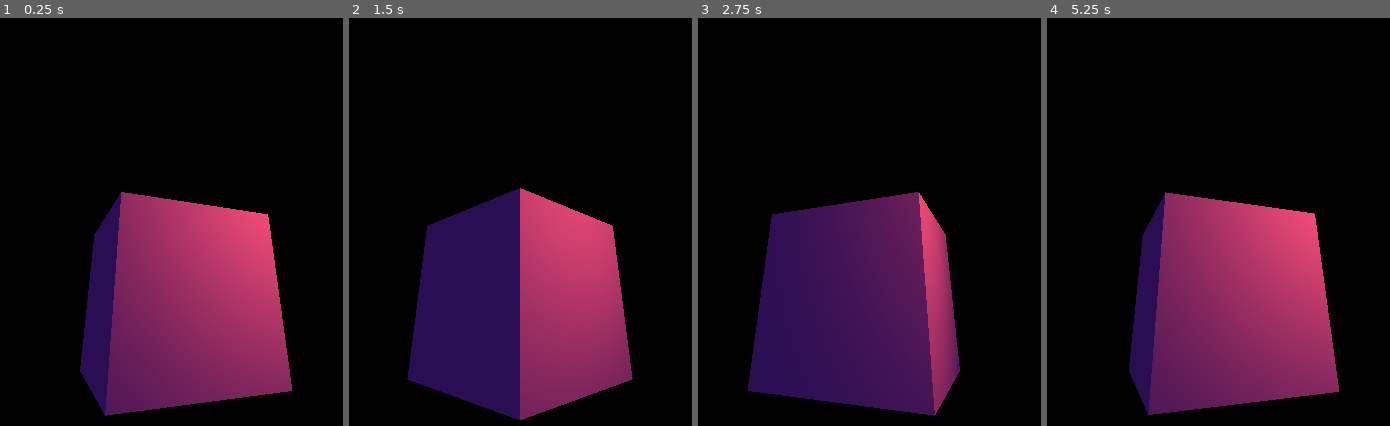
Above: before the commit, frames 1-4 (left to right).
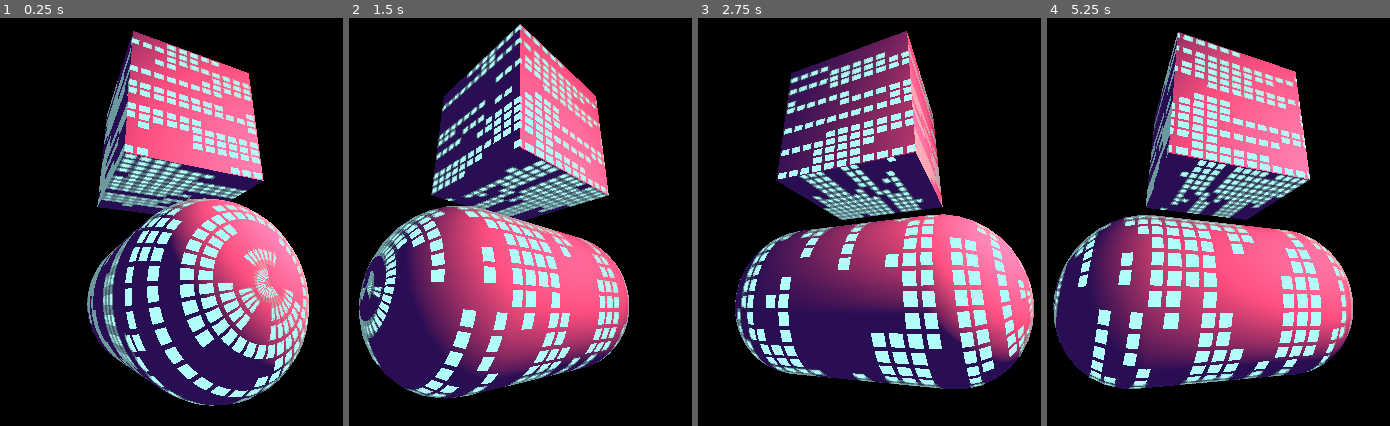
Above: after the commit, the same moments.

Repository: CluckeyMcCormick/ncg2
Game: Godot game, scene res://Main.tscn
Two runs of this game, one before a commit and one after it. Both use one fixed random seed, a clock stepped at 60 frames per second and the inputs below.
Inputs:
- Up to frame 1 (0.25 s): no input
- Up to frame 2 (1.5 s): no input
- Up to frame 3 (2.75 s): no input
- Up to frame 4 (5.25 s): no input

The runs differ from the first frame. In frame 1, 43% of the frame differs, in the area x 23-91%, y 3-98%; in frame 2, 47%; in frame 3, 45%; in frame 4, 50%, in the area x 1-90%, y 3-98%.

Commit message:
Add windows to the light-shader
Experimenting some more with the light-based shader, I TRIED to 'cap'
the light that was affecting the surface. The idea was, by clamping
the energy value extracted from the light_color input, I could stop
the color from mutating too much - i.e. going too white.

It didn't work. I'm sure I could use MATH to figure it out (and maybe
I will at some point) but for right now this looks good enough!

So, to kind of 'christen' the light shader, I've added in the windows.
Unlike previous versions, this doesn't happen in the fragment shader,
because that would be overwritten by the light color. Here, it happens
in the light shader. That way, the windows appear unshaded, no matter
the background color!

Diff:
--- a/Main.tscn
+++ b/Main.tscn
@@ -11,7 +11,7 @@
 [sub_resource type="ArrayMesh" id=2]
 surfaces/0 = {
 "aabb": AABB( -0.125, 0, -0.125, 0.25, 0.5, 9.99868e-06 ),
-"array_data": PoolByteArray( 0, 0, 0, 190, 0, 0, 0, 0, 0, 0, 0, 190, 0, 0, 129, 0, 127, 0, 0, 129, 0, 176, 0, 0, 0, 0, 128, 52, 0, 0, 0, 62, 0, 0, 0, 63, 0, 0, 0, 190, 0, 0, 129, 0, 127, 0, 0, 129, 0, 48, 0, 184, 0, 52, 0, 179, 0, 0, 0, 190, 0, 0, 0, 63, 0, 0, 0, 190, 0, 0, 129, 0, 127, 0, 0, 129, 0, 176, 0, 184, 0, 0, 0, 179, 0, 0, 0, 190, 0, 0, 0, 0, 0, 0, 0, 190, 0, 0, 129, 0, 127, 0, 0, 129, 0, 176, 0, 0, 0, 0, 128, 52, 0, 0, 0, 62, 0, 0, 0, 0, 0, 0, 0, 190, 0, 0, 129, 0, 127, 0, 0, 129, 0, 48, 0, 0, 0, 52, 128, 52, 0, 0, 0, 62, 0, 0, 0, 63, 0, 0, 0, 190, 0, 0, 129, 0, 127, 0, 0, 129, 0, 48, 0, 184, 0, 52, 0, 179 ),
+"array_data": PoolByteArray( 0, 0, 0, 190, 0, 0, 0, 0, 0, 0, 0, 190, 0, 0, 129, 0, 127, 0, 0, 129, 0, 176, 0, 0, 128, 56, 0, 56, 0, 0, 0, 62, 0, 0, 0, 63, 0, 0, 0, 190, 0, 0, 129, 0, 127, 0, 0, 129, 0, 48, 0, 184, 128, 58, 0, 0, 0, 0, 0, 190, 0, 0, 0, 63, 0, 0, 0, 190, 0, 0, 129, 0, 127, 0, 0, 129, 0, 176, 0, 184, 128, 56, 0, 0, 0, 0, 0, 190, 0, 0, 0, 0, 0, 0, 0, 190, 0, 0, 129, 0, 127, 0, 0, 129, 0, 176, 0, 0, 128, 56, 0, 56, 0, 0, 0, 62, 0, 0, 0, 0, 0, 0, 0, 190, 0, 0, 129, 0, 127, 0, 0, 129, 0, 48, 0, 0, 128, 58, 0, 56, 0, 0, 0, 62, 0, 0, 0, 63, 0, 0, 0, 190, 0, 0, 129, 0, 127, 0, 0, 129, 0, 48, 0, 184, 128, 58, 0, 0 ),
 "array_index_data": PoolByteArray(  ),
 "blend_shape_data": [  ],
 "format": 97335,
@@ -25,7 +25,7 @@
 [sub_resource type="ArrayMesh" id=3]
 surfaces/0 = {
 "aabb": AABB( -0.125, 0, 0.125, 0.25, 0.50001, 9.99868e-06 ),
-"array_data": PoolByteArray( 0, 0, 0, 190, 0, 0, 0, 63, 0, 0, 0, 62, 0, 0, 127, 0, 127, 0, 0, 127, 0, 176, 0, 184, 128, 54, 0, 184, 0, 0, 0, 62, 0, 0, 0, 0, 0, 0, 0, 62, 0, 0, 127, 0, 127, 0, 0, 127, 0, 48, 0, 0, 64, 57, 0, 0, 0, 0, 0, 190, 0, 0, 0, 0, 0, 0, 0, 62, 0, 0, 127, 0, 127, 0, 0, 127, 0, 176, 0, 0, 128, 54, 0, 0, 0, 0, 0, 190, 0, 0, 0, 63, 0, 0, 0, 62, 0, 0, 127, 0, 127, 0, 0, 127, 0, 176, 0, 184, 128, 54, 0, 184, 0, 0, 0, 62, 0, 0, 0, 63, 0, 0, 0, 62, 0, 0, 127, 0, 127, 0, 0, 127, 0, 48, 0, 184, 64, 57, 0, 184, 0, 0, 0, 62, 0, 0, 0, 0, 0, 0, 0, 62, 0, 0, 127, 0, 127, 0, 0, 127, 0, 48, 0, 0, 64, 57, 0, 0 ),
+"array_data": PoolByteArray( 0, 0, 0, 190, 0, 0, 0, 63, 0, 0, 0, 62, 0, 0, 127, 0, 127, 0, 0, 127, 0, 176, 0, 184, 0, 0, 0, 52, 0, 0, 0, 62, 0, 0, 0, 0, 0, 0, 0, 62, 0, 0, 127, 0, 127, 0, 0, 127, 0, 48, 0, 0, 0, 52, 0, 58, 0, 0, 0, 190, 0, 0, 0, 0, 0, 0, 0, 62, 0, 0, 127, 0, 127, 0, 0, 127, 0, 176, 0, 0, 0, 0, 0, 58, 0, 0, 0, 190, 0, 0, 0, 63, 0, 0, 0, 62, 0, 0, 127, 0, 127, 0, 0, 127, 0, 176, 0, 184, 0, 0, 0, 52, 0, 0, 0, 62, 0, 0, 0, 63, 0, 0, 0, 62, 0, 0, 127, 0, 127, 0, 0, 127, 0, 48, 0, 184, 0, 52, 0, 52, 0, 0, 0, 62, 0, 0, 0, 0, 0, 0, 0, 62, 0, 0, 127, 0, 127, 0, 0, 127, 0, 48, 0, 0, 0, 52, 0, 58 ),
 "array_index_data": PoolByteArray(  ),
 "blend_shape_data": [  ],
 "format": 97335,
@@ -39,7 +39,7 @@
 [sub_resource type="ArrayMesh" id=4]
 surfaces/0 = {
 "aabb": AABB( 0.125, 0, -0.125, 9.99868e-06, 0.5, 0.25 ),
-"array_data": PoolByteArray( 0, 0, 0, 62, 0, 0, 0, 0, 0, 0, 0, 190, 127, 0, 0, 0, 0, 0, 127, 129, 0, 176, 0, 0, 0, 51, 0, 50, 0, 0, 0, 62, 0, 0, 0, 63, 0, 0, 0, 62, 127, 0, 0, 0, 0, 0, 127, 129, 0, 48, 0, 184, 128, 55, 0, 181, 0, 0, 0, 62, 0, 0, 0, 63, 0, 0, 0, 190, 127, 0, 0, 0, 0, 0, 127, 129, 0, 176, 0, 184, 0, 51, 0, 181, 0, 0, 0, 62, 0, 0, 0, 0, 0, 0, 0, 190, 127, 0, 0, 0, 0, 0, 127, 129, 0, 176, 0, 0, 0, 51, 0, 50, 0, 0, 0, 62, 0, 0, 0, 0, 0, 0, 0, 62, 127, 0, 0, 0, 0, 0, 127, 129, 0, 48, 0, 0, 128, 55, 0, 50, 0, 0, 0, 62, 0, 0, 0, 63, 0, 0, 0, 62, 127, 0, 0, 0, 0, 0, 127, 129, 0, 48, 0, 184, 128, 55, 0, 181 ),
+"array_data": PoolByteArray( 0, 0, 0, 62, 0, 0, 0, 0, 0, 0, 0, 190, 127, 0, 0, 0, 0, 0, 127, 129, 0, 176, 0, 0, 0, 55, 64, 57, 0, 0, 0, 62, 0, 0, 0, 63, 0, 0, 0, 62, 127, 0, 0, 0, 0, 0, 127, 129, 0, 48, 0, 184, 128, 57, 0, 49, 0, 0, 0, 62, 0, 0, 0, 63, 0, 0, 0, 190, 127, 0, 0, 0, 0, 0, 127, 129, 0, 176, 0, 184, 0, 55, 0, 49, 0, 0, 0, 62, 0, 0, 0, 0, 0, 0, 0, 190, 127, 0, 0, 0, 0, 0, 127, 129, 0, 176, 0, 0, 0, 55, 64, 57, 0, 0, 0, 62, 0, 0, 0, 0, 0, 0, 0, 62, 127, 0, 0, 0, 0, 0, 127, 129, 0, 48, 0, 0, 128, 57, 64, 57, 0, 0, 0, 62, 0, 0, 0, 63, 0, 0, 0, 62, 127, 0, 0, 0, 0, 0, 127, 129, 0, 48, 0, 184, 128, 57, 0, 49 ),
 "array_index_data": PoolByteArray(  ),
 "blend_shape_data": [  ],
 "format": 97335,
@@ -53,7 +53,7 @@
 [sub_resource type="ArrayMesh" id=5]
 surfaces/0 = {
 "aabb": AABB( -0.125, 0, -0.125, 9.99868e-06, 0.50001, 0.25 ),
-"array_data": PoolByteArray( 0, 0, 0, 190, 0, 0, 0, 63, 0, 0, 0, 190, 129, 0, 0, 0, 0, 0, 127, 127, 0, 176, 0, 184, 0, 56, 0, 183, 0, 0, 0, 190, 0, 0, 0, 0, 0, 0, 0, 62, 129, 0, 0, 0, 0, 0, 127, 127, 0, 48, 0, 0, 0, 58, 0, 44, 0, 0, 0, 190, 0, 0, 0, 0, 0, 0, 0, 190, 129, 0, 0, 0, 0, 0, 127, 127, 0, 176, 0, 0, 0, 56, 0, 44, 0, 0, 0, 190, 0, 0, 0, 63, 0, 0, 0, 190, 129, 0, 0, 0, 0, 0, 127, 127, 0, 176, 0, 184, 0, 56, 0, 183, 0, 0, 0, 190, 0, 0, 0, 63, 0, 0, 0, 62, 129, 0, 0, 0, 0, 0, 127, 127, 0, 48, 0, 184, 0, 58, 0, 183, 0, 0, 0, 190, 0, 0, 0, 0, 0, 0, 0, 62, 129, 0, 0, 0, 0, 0, 127, 127, 0, 48, 0, 0, 0, 58, 0, 44 ),
+"array_data": PoolByteArray( 0, 0, 0, 190, 0, 0, 0, 63, 0, 0, 0, 190, 129, 0, 0, 0, 0, 0, 127, 127, 0, 176, 0, 184, 192, 56, 128, 54, 0, 0, 0, 190, 0, 0, 0, 0, 0, 0, 0, 62, 129, 0, 0, 0, 0, 0, 127, 127, 0, 48, 0, 0, 192, 58, 64, 59, 0, 0, 0, 190, 0, 0, 0, 0, 0, 0, 0, 190, 129, 0, 0, 0, 0, 0, 127, 127, 0, 176, 0, 0, 192, 56, 64, 59, 0, 0, 0, 190, 0, 0, 0, 63, 0, 0, 0, 190, 129, 0, 0, 0, 0, 0, 127, 127, 0, 176, 0, 184, 192, 56, 128, 54, 0, 0, 0, 190, 0, 0, 0, 63, 0, 0, 0, 62, 129, 0, 0, 0, 0, 0, 127, 127, 0, 48, 0, 184, 192, 58, 128, 54, 0, 0, 0, 190, 0, 0, 0, 0, 0, 0, 0, 62, 129, 0, 0, 0, 0, 0, 127, 127, 0, 48, 0, 0, 192, 58, 64, 59 ),
 "array_index_data": PoolByteArray(  ),
 "blend_shape_data": [  ],
 "format": 97335,
@@ -78,7 +78,10 @@
 "vertex_count": 6
 }
 
-[sub_resource type="CubeMesh" id=7]
+[sub_resource type="CapsuleMesh" id=7]
+mid_height = 2.0
+
+[sub_resource type="CubeMesh" id=8]
 
 [node name="Main" type="Spatial"]
 script = ExtResource( 4 )
@@ -123,14 +126,20 @@
 mesh = SubResource( 6 )
 material/0 = null
 
-[node name="LightCube" type="MeshInstance" parent="Spin"]
+[node name="LightCapsule" type="MeshInstance" parent="Spin"]
 transform = Transform( 1, 0, 0, 0, 1, 0, 0, 0, 1, -2.6065e-07, 1, 4.76837e-07 )
 mesh = SubResource( 7 )
+material/0 = ExtResource( 5 )
+
+[node name="LightCube" type="MeshInstance" parent="Spin"]
+transform = Transform( 1, 0, 0, 0, 1, 0, 0, 0, 1, 0, 3.5, 0 )
+mesh = SubResource( 8 )
 material/0 = ExtResource( 5 )
 
 [node name="OmniLight" type="OmniLight" parent="."]
 transform = Transform( 1, 0, 0, 0, 1, 0, 0, 0, 1, -2.5, 2.5, -2.5 )
 light_color = Color( 1, 0.309804, 0.411765, 1 )
+light_energy = 3.0
 omni_attenuation = 2.0
 
 [node name="Tween" type="Tween" parent="."]
--- a/materials/BuildingMaterialLight.tres
+++ b/materials/BuildingMaterialLight.tres
@@ -1,7 +1,10 @@
-[gd_resource type="ShaderMaterial" load_steps=2 format=2]
+[gd_resource type="ShaderMaterial" load_steps=3 format=2]
 
 [ext_resource path="res://materials/LightWindowShader.tres" type="Shader" id=1]
+[ext_resource path="res://textures/no_edge_horizontal.png" type="Texture" id=2]
 
 [resource]
 shader = ExtResource( 1 )
-shader_param/street_color_l = Color( 0.168627, 0.0588235, 0.329412, 1 )
+shader_param/dark_color = Color( 0.168627, 0.0588235, 0.329412, 1 )
+shader_param/window_color = Color( 0.694118, 1, 0.972549, 1 )
+shader_param/TextureUniform = ExtResource( 2 )
--- a/materials/LightWindowShader.tres
+++ b/materials/LightWindowShader.tres
@@ -1,46 +1,48 @@
 [gd_resource type="VisualShader" load_steps=14 format=2]
 
-[sub_resource type="VisualShaderNodeColorUniform" id=7]
-uniform_name = "street_color"
+[sub_resource type="VisualShaderNodeInput" id=3]
+input_name = "attenuation"
 
-[sub_resource type="VisualShaderNodeColorUniform" id=8]
+[sub_resource type="VisualShaderNodeVectorClamp" id=4]
+
+[sub_resource type="VisualShaderNodeVectorOp" id=5]
+operator = 2
+
+[sub_resource type="VisualShaderNodeVectorInterp" id=6]
+
+[sub_resource type="VisualShaderNodeTextureUniform" id=13]
+uniform_name = "TextureUniform"
+color_default = 1
+
+[sub_resource type="VisualShaderNodeVectorScalarMix" id=14]
+
+[sub_resource type="VisualShaderNodeInput" id=8]
+input_name = "light"
+
+[sub_resource type="VisualShaderNodeInput" id=16]
+input_name = "light_color"
+
+[sub_resource type="VisualShaderNodeVectorOp" id=17]
+operator = 2
+
+[sub_resource type="VisualShaderNodeColorUniform" id=18]
 uniform_name = "window_color"
 
+[sub_resource type="VisualShaderNodeColorUniform" id=9]
+uniform_name = "dark_color"
+
+[sub_resource type="VisualShaderNodeDotProduct" id=11]
+
 [sub_resource type="VisualShaderNodeInput" id=12]
-input_name = "attenuation"
-
-[sub_resource type="VisualShaderNodeVectorClamp" id=13]
-
-[sub_resource type="VisualShaderNodeVectorOp" id=14]
-operator = 2
-
-[sub_resource type="VisualShaderNodeVectorOp" id=15]
-operator = 2
-
-[sub_resource type="VisualShaderNodeVectorInterp" id=18]
-
-[sub_resource type="VisualShaderNodeInput" id=19]
-input_name = "light_color"
-
-[sub_resource type="VisualShaderNodeInput" id=9]
-input_name = "light"
-
-[sub_resource type="VisualShaderNodeColorUniform" id=10]
-uniform_name = "street_color_l"
-
-[sub_resource type="VisualShaderNodeColorUniform" id=11]
-uniform_name = "dark_color_l"
-
-[sub_resource type="VisualShaderNodeDotProduct" id=16]
-
-[sub_resource type="VisualShaderNodeInput" id=17]
 input_name = "normal"
 
 [resource]
 code = "shader_type spatial;
 render_mode specular_schlick_ggx, world_vertex_coords;
 
-uniform vec4 street_color_l : hint_color;
+uniform vec4 dark_color : hint_color;
+uniform vec4 window_color : hint_color;
+uniform sampler2D TextureUniform : hint_black;
 
 
 
@@ -56,11 +58,11 @@
 
 void light() {
 // ColorUniform:3
-	vec3 n_out3p0 = street_color_l.rgb;
-	float n_out3p1 = street_color_l.a;
+	vec3 n_out3p0 = dark_color.rgb;
+	float n_out3p1 = dark_color.a;
 
-// Input:17
-	vec3 n_out17p0 = LIGHT_COLOR;
+// Input:21
+	vec3 n_out21p0 = LIGHT_COLOR;
 
 // Input:8
 	vec3 n_out8p0 = NORMAL;
@@ -83,41 +85,60 @@
 	vec3 n_out13p0 = n_out12p0 * n_out10p0;
 
 // VectorMix:16
-	vec3 n_out16p0 = mix(n_out3p0, n_out17p0, n_out13p0);
+	vec3 n_out16p0 = mix(n_out3p0, n_out21p0, n_out13p0);
+
+// ColorUniform:23
+	vec3 n_out23p0 = window_color.rgb;
+	float n_out23p1 = window_color.a;
+
+// TextureUniform:18
+	vec3 n_out18p0;
+	float n_out18p1;
+	{
+		vec4 n_tex_read = texture(TextureUniform, UV.xy);
+		n_out18p0 = n_tex_read.rgb;
+		n_out18p1 = n_tex_read.a;
+	}
+
+// VectorOp:22
+	vec3 n_out22p0 = n_out23p0 * n_out18p0;
+
+// VectorScalarMix:19
+	vec3 n_out19p0 = mix(n_out16p0, n_out22p0, n_out18p1);
 
 // Output:0
-	DIFFUSE_LIGHT = n_out16p0;
+	SPECULAR_LIGHT = n_out19p0;
 
 }
 "
-graph_offset = Vector2( 304.42, 0 )
+graph_offset = Vector2( 365.127, -148.5 )
 flags/world_vertex_coords = true
 nodes/fragment/0/position = Vector2( 860, 140 )
-nodes/fragment/5/node = SubResource( 7 )
-nodes/fragment/5/position = Vector2( 160, 0 )
-nodes/fragment/6/node = SubResource( 8 )
-nodes/fragment/6/position = Vector2( 220, 160 )
-nodes/light/0/position = Vector2( 1180, 220 )
-nodes/light/2/node = SubResource( 9 )
+nodes/light/0/position = Vector2( 1320, 200 )
+nodes/light/2/node = SubResource( 8 )
 nodes/light/2/position = Vector2( -140, 260 )
-nodes/light/3/node = SubResource( 10 )
-nodes/light/3/position = Vector2( 620, 40 )
-nodes/light/4/node = SubResource( 11 )
-nodes/light/4/position = Vector2( 60, 60 )
-nodes/light/7/node = SubResource( 16 )
+nodes/light/3/node = SubResource( 9 )
+nodes/light/3/position = Vector2( 580, -80 )
+nodes/light/7/node = SubResource( 11 )
 nodes/light/7/position = Vector2( 60, 220 )
-nodes/light/8/node = SubResource( 17 )
+nodes/light/8/node = SubResource( 12 )
 nodes/light/8/position = Vector2( -160, 200 )
-nodes/light/10/node = SubResource( 12 )
+nodes/light/10/node = SubResource( 3 )
 nodes/light/10/position = Vector2( 240, 340 )
-nodes/light/12/node = SubResource( 13 )
+nodes/light/12/node = SubResource( 4 )
 nodes/light/12/position = Vector2( 260, 220 )
-nodes/light/13/node = SubResource( 14 )
-nodes/light/13/position = Vector2( 480, 220 )
-nodes/light/14/node = SubResource( 15 )
-nodes/light/14/position = Vector2( 700, 220 )
-nodes/light/16/node = SubResource( 18 )
+nodes/light/13/node = SubResource( 5 )
+nodes/light/13/position = Vector2( 580, 120 )
+nodes/light/16/node = SubResource( 6 )
 nodes/light/16/position = Vector2( 840, 80 )
-nodes/light/17/node = SubResource( 19 )
-nodes/light/17/position = Vector2( 600, 140 )
-nodes/light/connections = PoolIntArray( 8, 0, 7, 0, 7, 0, 12, 0, 12, 0, 13, 0, 10, 0, 13, 1, 13, 0, 14, 0, 2, 0, 7, 1, 17, 0, 16, 1, 13, 0, 16, 2, 3, 0, 16, 0, 16, 0, 0, 0 )
+nodes/light/18/node = SubResource( 13 )
+nodes/light/18/position = Vector2( 560, 360 )
+nodes/light/19/node = SubResource( 14 )
+nodes/light/19/position = Vector2( 1060, 220 )
+nodes/light/21/node = SubResource( 16 )
+nodes/light/21/position = Vector2( 560, 40 )
+nodes/light/22/node = SubResource( 17 )
+nodes/light/22/position = Vector2( 840, 220 )
+nodes/light/23/node = SubResource( 18 )
+nodes/light/23/position = Vector2( 580, 240 )
+nodes/light/connections = PoolIntArray( 8, 0, 7, 0, 7, 0, 12, 0, 2, 0, 7, 1, 10, 0, 13, 1, 12, 0, 13, 0, 13, 0, 16, 2, 18, 1, 19, 2, 16, 0, 19, 0, 19, 0, 0, 1, 21, 0, 16, 1, 3, 0, 16, 0, 18, 0, 22, 1, 23, 0, 22, 0, 22, 0, 19, 1 )
--- a/materials/StreetDarkWindowShader.tres
+++ b/materials/StreetDarkWindowShader.tres
@@ -26,7 +26,7 @@
 
 [resource]
 code = "shader_type spatial;
-render_mode specular_schlick_ggx, world_vertex_coords;
+render_mode specular_schlick_ggx, unshaded, world_vertex_coords;
 
 uniform vec4 dark_color : hint_color;
 uniform vec4 street_color : hint_color;
@@ -91,7 +91,8 @@
 
 }
 "
-graph_offset = Vector2( 0, -330 )
+graph_offset = Vector2( 249.806, -128.25 )
+flags/unshaded = true
 flags/world_vertex_coords = true
 nodes/fragment/0/position = Vector2( 860, 140 )
 nodes/fragment/4/node = SubResource( 6 )
Not shown: 1 places in Main.tscn that only renumber resources
